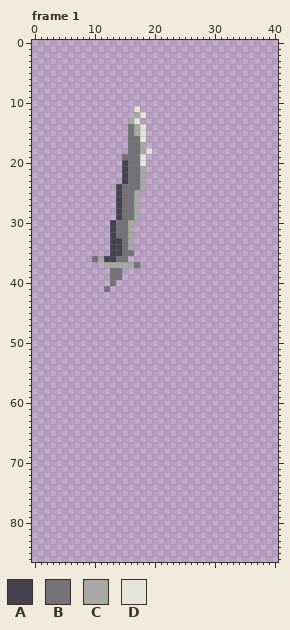
Pixel-art file: external/smear/grey_sword/grey_sword_animated.aseprite. Above is the file before it was changed.
41x87 pixels, 23 frames. Shown: frame 1. The commit also changed other frames, which this record leaves out.
Palette (. is transparent): A #44424e  B #727277  C #a8a8a6  D #e3e5da
Pixels before, frame 1, first column x 10:
11 .......D..
12 .......CD.
13 ......CD..
14 ......BCD.
15 ......BCD.
16 ......BBD.
17 ......BBC.
18 ......BBCD
19 .....BBBD.
20 .....ABBD.
21 .....ABBC.
22 .....ABBC.
23 .....ABBC.
24 ....ABBBC.
25 ....ABBC..
26 ....ABBC..
27 ....ABBC..
28 ....ABBC..
29 ....ABBC..
30 ...ABBC...
31 ...ABBC...
32 ...ABBC...
33 ...AABC...
34 ...AABC...
35 ...AABB...
36 BCAABB....
37 ..CCCCCB..
38 ...BB.....
39 ...BB.....
40 ...B......
41 ..B.......
And afterwards:
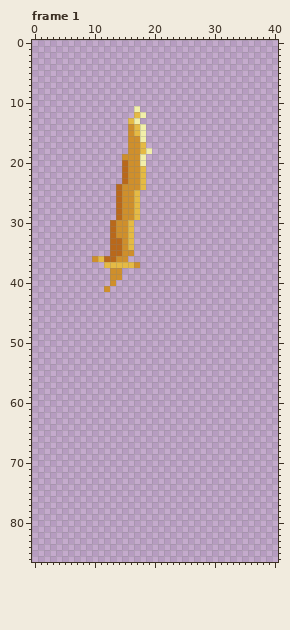
Difference:
Colour A changes from #44424e to #b9681a.
Colour B changes from #727277 to #cf8f2b.
Colour C changes from #a8a8a6 to #e5ba44.
Colour D changes from #e3e5da to #f2efa9.
Pixel boxes of the changes (left, top, right, bottom) in both pictures:
changed: (92, 106, 152, 292)
